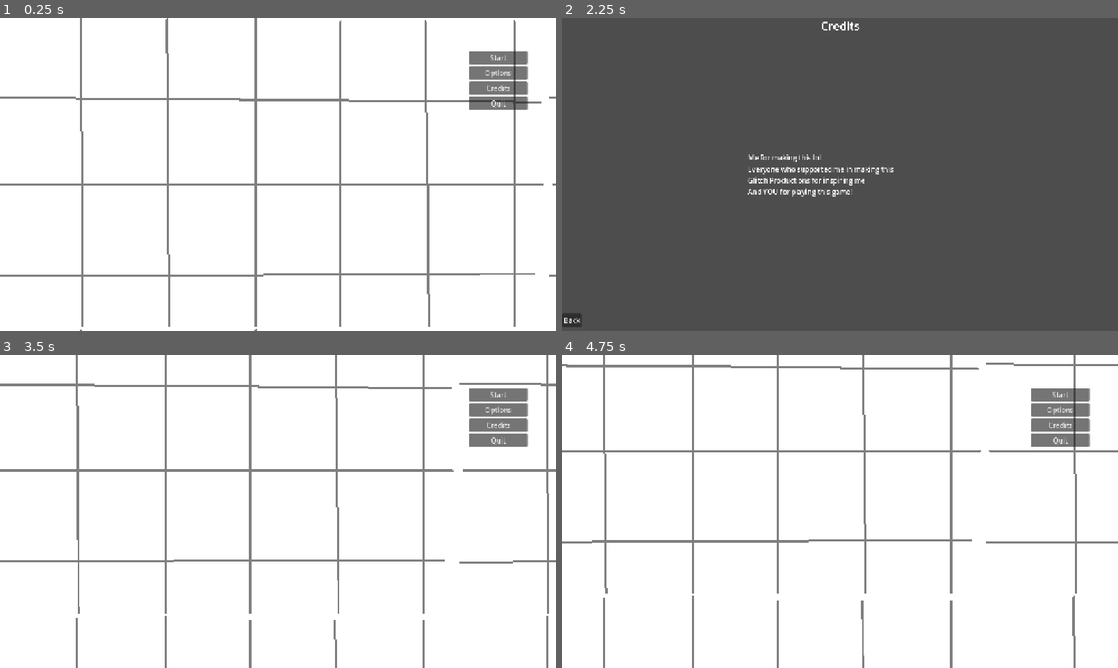
Above: before the commit, frames 1-4 (two rows, left to right).
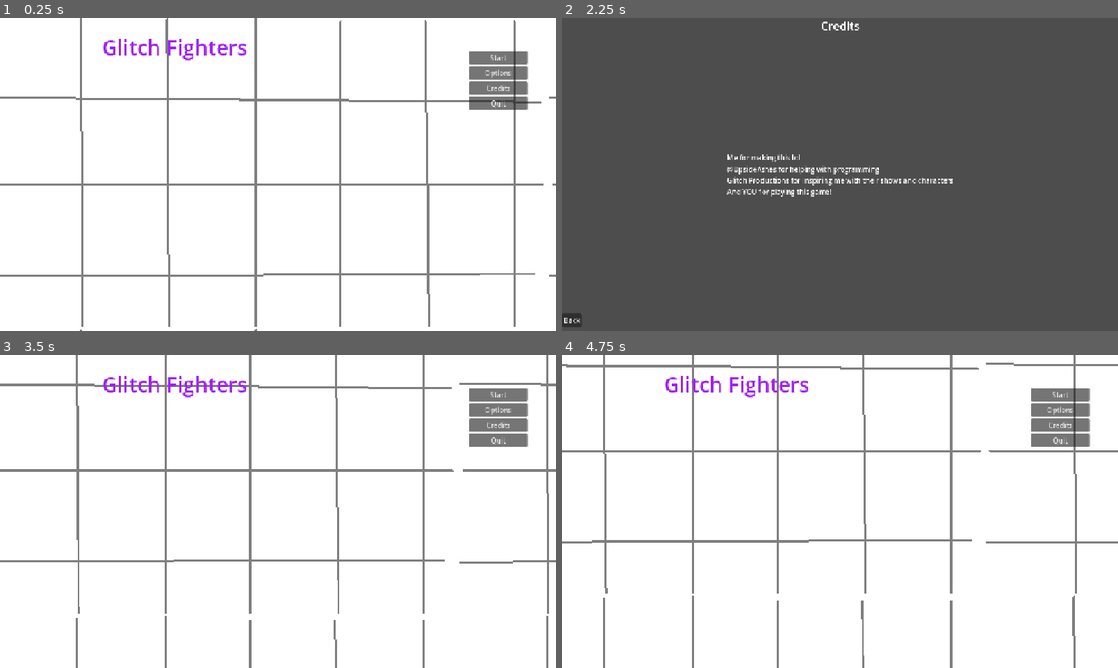
Above: after the commit, the same moments.

Repository: AnAirBreather/glitch-fighters-v1
Game: Godot game, scene res://Menus/Menu.tscn
Two runs of this game, one before a commit and one after it. Both use one fixed random seed, a clock stepped at 60 frames per second and the inputs below.
Inputs:
- Up to frame 1 (0.25 s): no input
- Up to frame 2 (2.25 s): click "Options" at 0.5 s; click "Back" at 1.25 s; click "Credits" at 2 s
- Up to frame 3 (3.5 s): click "Back" at 2.75 s
- Up to frame 4 (4.75 s): click "Start" at 3.5 s; click "Back" at 4.25 s

The runs differ from the first frame. In frame 1, 0.5% of the frame differs, in the area x 18-45%, y 6-14%; in frame 2, 1.3%, in the area x 29-71%, y 43-58%; in frame 3, 0.5%; in frame 4, 0.5%.

Commit message:
Another very small test patch
Cleaned up some menus, started investigating for errors in the state machines via printing

Diff:
--- a/Menus/Menu.tscn
+++ b/Menus/Menu.tscn
@@ -8,7 +8,7 @@
 shader = ExtResource("2_w0hos")
 shader_parameter/speed = 0.05
 
-[node name="Menu" type="Control"]
+[node name="Menu" type="Control" unique_id=347501224]
 layout_mode = 3
 anchors_preset = 15
 anchor_right = 1.0
@@ -17,12 +17,12 @@
 grow_vertical = 2
 script = ExtResource("1_q428q")
 
-[node name="ColorRect" type="ColorRect" parent="."]
+[node name="ColorRect" type="ColorRect" parent="." unique_id=340690879]
 layout_mode = 0
 offset_right = 1280.0
 offset_bottom = 720.0
 
-[node name="TextureRect" type="TextureRect" parent="."]
+[node name="TextureRect" type="TextureRect" parent="." unique_id=849081191]
 texture_repeat = 2
 material = SubResource("ShaderMaterial_pjd44")
 layout_mode = 0
@@ -31,7 +31,7 @@
 mouse_filter = 2
 texture = ExtResource("2_7qk2t")
 
-[node name="MenuButtonContainer" type="VBoxContainer" parent="."]
+[node name="MenuButtonContainer" type="VBoxContainer" parent="." unique_id=1690666066]
 layout_mode = 1
 anchors_preset = 1
 anchor_left = 1.0
@@ -42,21 +42,31 @@
 offset_bottom = 212.0
 grow_horizontal = 0
 
-[node name="StartButton" type="Button" parent="MenuButtonContainer"]
+[node name="StartButton" type="Button" parent="MenuButtonContainer" unique_id=65754894]
 layout_mode = 2
 text = "Start"
 
-[node name="OptionsButton" type="Button" parent="MenuButtonContainer"]
+[node name="OptionsButton" type="Button" parent="MenuButtonContainer" unique_id=420996221]
 layout_mode = 2
 text = "Options"
 
-[node name="CreditsButton" type="Button" parent="MenuButtonContainer"]
+[node name="CreditsButton" type="Button" parent="MenuButtonContainer" unique_id=676582432]
 layout_mode = 2
 text = "Credits"
 
-[node name="QuitButton" type="Button" parent="MenuButtonContainer"]
+[node name="QuitButton" type="Button" parent="MenuButtonContainer" unique_id=817494446]
 layout_mode = 2
 text = "Quit"
+
+[node name="MainTitle" type="Label" parent="." unique_id=1274178205]
+modulate = Color(0.627451, 0.1254902, 0.9411765, 1)
+layout_mode = 0
+offset_left = 235.0
+offset_top = 34.0
+offset_right = 275.0
+offset_bottom = 57.0
+theme_override_font_sizes/font_size = 48
+text = "Glitch Fighters"
 
 [connection signal="pressed" from="MenuButtonContainer/StartButton" to="." method="_on_start_button_pressed"]
 [connection signal="pressed" from="MenuButtonContainer/OptionsButton" to="." method="_on_options_button_pressed"]
--- a/Menus/characterMenu.tscn
+++ b/Menus/characterMenu.tscn
@@ -1,8 +1,8 @@
-[gd_scene load_steps=2 format=3 uid="uid://fuoo5frdndt0"]
+[gd_scene format=3 uid="uid://fuoo5frdndt0"]
 
 [ext_resource type="Script" uid="uid://ttj7tirsm43i" path="res://Menus/character_menu.gd" id="1_yo0sw"]
 
-[node name="characterMenu" type="Control"]
+[node name="characterMenu" type="Control" unique_id=1292940740]
 layout_mode = 3
 anchors_preset = 15
 anchor_right = 1.0
@@ -11,7 +11,7 @@
 grow_vertical = 2
 script = ExtResource("1_yo0sw")
 
-[node name="BackButtonContainer" type="VBoxContainer" parent="."]
+[node name="BackButtonContainer" type="VBoxContainer" parent="." unique_id=2006700545]
 layout_mode = 1
 anchors_preset = 2
 anchor_top = 1.0
@@ -20,11 +20,11 @@
 offset_right = 40.0
 grow_vertical = 0
 
-[node name="BackButton" type="Button" parent="BackButtonContainer"]
+[node name="BackButton" type="Button" parent="BackButtonContainer" unique_id=762572564]
 layout_mode = 2
 text = "Back"
 
-[node name="CharacterSelectTitle" type="Label" parent="."]
+[node name="CharacterSelectTitle" type="Label" parent="." unique_id=1445546139]
 layout_mode = 1
 anchors_preset = 5
 anchor_left = 0.5
@@ -36,7 +36,7 @@
 theme_override_font_sizes/font_size = 26
 text = "Select your character"
 
-[node name="StartGameButtonContainer" type="VBoxContainer" parent="."]
+[node name="StartGameButtonContainer" type="VBoxContainer" parent="." unique_id=659624646]
 layout_mode = 1
 anchors_preset = 7
 anchor_left = 0.5
@@ -49,9 +49,18 @@
 grow_horizontal = 2
 grow_vertical = 0
 
-[node name="StartGameButton" type="Button" parent="StartGameButtonContainer"]
+[node name="StartGameButton" type="Button" parent="StartGameButtonContainer" unique_id=368513875]
 layout_mode = 2
 text = "Start"
 
+[node name="ComingSoonLabel" type="Label" parent="." unique_id=44467214]
+layout_mode = 0
+offset_left = 480.0
+offset_top = 240.0
+offset_right = 812.0
+offset_bottom = 280.0
+theme_override_font_sizes/font_size = 22
+text = "More characters coming soon..."
+
 [connection signal="pressed" from="BackButtonContainer/BackButton" to="." method="_on_back_button_pressed"]
 [connection signal="pressed" from="StartGameButtonContainer/StartGameButton" to="." method="_on_start_game_button_pressed"]
--- a/Menus/creditsMenu.tscn
+++ b/Menus/creditsMenu.tscn
@@ -1,8 +1,8 @@
-[gd_scene load_steps=2 format=3 uid="uid://ctglqbmu8vpnm"]
+[gd_scene format=3 uid="uid://ctglqbmu8vpnm"]
 
 [ext_resource type="Script" uid="uid://blyh6lvv05mt7" path="res://Menus/credits_menu.gd" id="1_8t2hi"]
 
-[node name="Credits" type="Control"]
+[node name="Credits" type="Control" unique_id=2063414678]
 layout_mode = 3
 anchors_preset = 15
 anchor_right = 1.0
@@ -11,7 +11,7 @@
 grow_vertical = 2
 script = ExtResource("1_8t2hi")
 
-[node name="BackButtonContainer" type="VBoxContainer" parent="."]
+[node name="BackButtonContainer" type="VBoxContainer" parent="." unique_id=2066677549]
 layout_mode = 1
 anchors_preset = 2
 anchor_top = 1.0
@@ -20,11 +20,11 @@
 offset_right = 45.0
 grow_vertical = 0
 
-[node name="BackButton" type="Button" parent="BackButtonContainer"]
+[node name="BackButton" type="Button" parent="BackButtonContainer" unique_id=871601954]
 layout_mode = 2
 text = "Back"
 
-[node name="CreditsBody" type="Label" parent="."]
+[node name="CreditsBody" type="Label" parent="." unique_id=1331455772]
 layout_mode = 1
 anchors_preset = 8
 anchor_left = 0.5
@@ -38,11 +38,11 @@
 grow_horizontal = 2
 grow_vertical = 2
 text = "Me for making this lol
-Everyone who supported me in making this
-Glitch Productions for inspiring me
+@UpsideAshes for helping with programming
+Glitch Productions for inspiring me with their shows and characters
 And YOU for playing this game!"
 
-[node name="CreditsTitle" type="Label" parent="."]
+[node name="CreditsTitle" type="Label" parent="." unique_id=808231881]
 layout_mode = 1
 anchors_preset = 5
 anchor_left = 0.5
--- a/Player/Player.tscn
+++ b/Player/Player.tscn
@@ -458,7 +458,7 @@
 }
 
 [sub_resource type="RectangleShape2D" id="RectangleShape2D_ib3vm"]
-size = Vector2(22, 8)
+size = Vector2(20.333336, 8)
 
 [sub_resource type="RectangleShape2D" id="RectangleShape2D_yf47d"]
 size = Vector2(18, 8)
@@ -523,7 +523,7 @@
 metadata/_custom_type_script = "uid://ba5dne75a4k6"
 
 [node name="CollisionShape2D" type="CollisionShape2D" parent="State Machine/Light/HitBox" unique_id=1191650798]
-position = Vector2(28, -1)
+position = Vector2(27.166668, -1)
 shape = SubResource("RectangleShape2D_ib3vm")
 disabled = true
 debug_color = Color(0.71580464, 0.4827096, 0.019856438, 0.41960785)
--- a/Player/Scripts/jump.gd
+++ b/Player/Scripts/jump.gd
@@ -8,15 +8,18 @@
 	super()
 	player.velocity.y = JUMP_FORCE
 	player.animation.play(jump_anim, -1, 2)
+	print("Jumped")
 
 func exit(_new_state: State = null) -> void:
 	super(_new_state)
 	player.velocity.x = 0.0
+	print("max jump height reached")
 
 func process_input(_event: InputEvent) -> State:
 	super(_event)
 	if _event.is_action_pressed(movement_key): determine_sprite_flipped(_event.as_text())
 	if _event.is_action_released(jump_key): return fall_state
+
 	return null
 
 func process_physics(_delta: float) -> State:
Not shown: 1 places in Menus/Menu.tscn that only renumber resources
